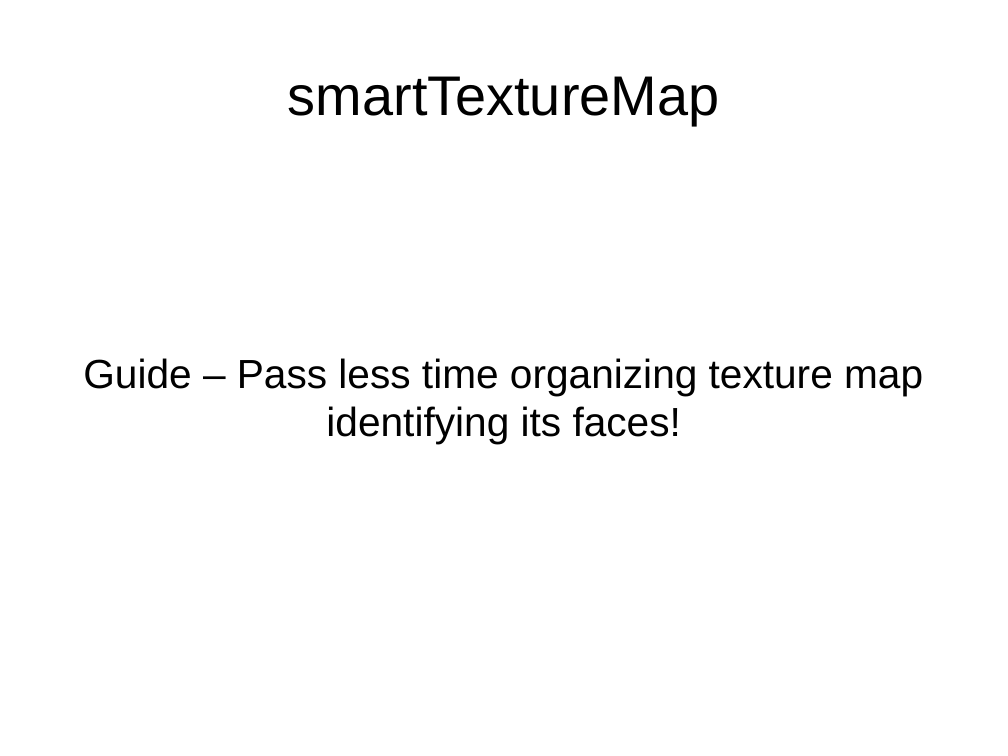
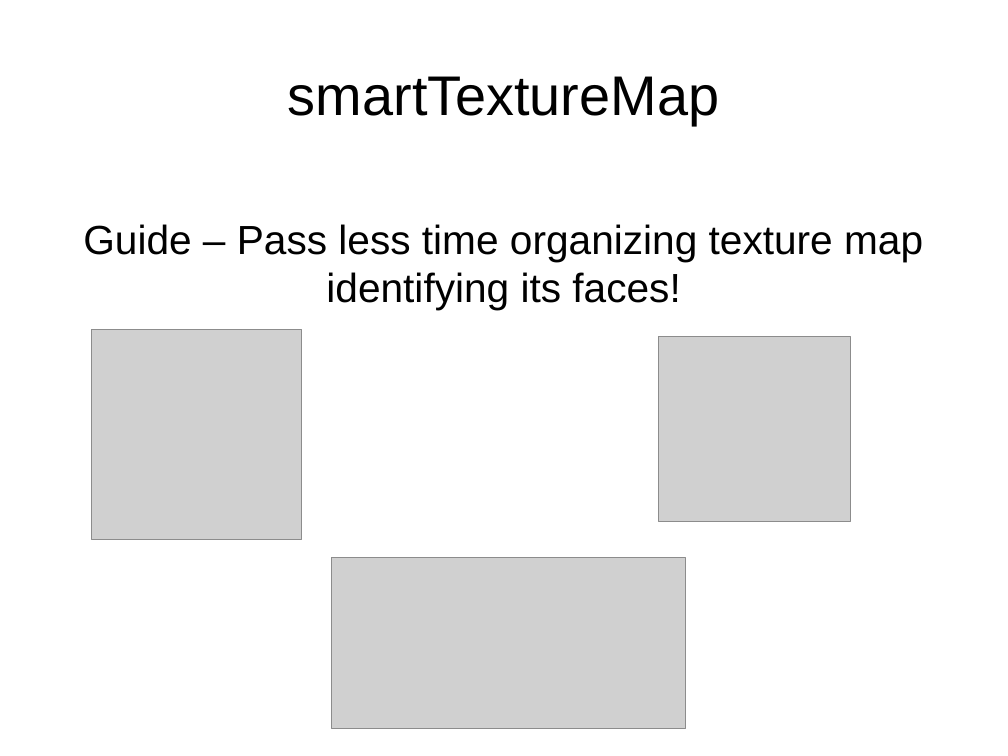
Before and after one commit to MGODOY-BR/smartTextureMap, a slide deck: slide 1 of [promo]/HowTo.pptx. Drawn at 1008x756 pixels with LibreOffice and Linux fonts; fonts in the diff are those of the drawing; grey boxes stand for pictures. Boxes give left, top, right and bottom in pixels: in the first picture for what was removed or moved away, otherwise in the second. Text is boxed around its words. In the diff, an @@ line names an element or a change of style, - is before the commit and + after.

```diff
--- a/[promo]/HowTo.pptx
+++ b/[promo]/HowTo.pptx
@@ text "Guide – Pass less time ...": place and size @@
-text "Guide – Pass less time ..." at bbox=[83, 358, 923, 444]
+text "Guide – Pass less time ..." at bbox=[83, 224, 923, 310]
@@ picture added at bbox=[91, 329, 302, 540] @@
@@ picture added at bbox=[659, 337, 851, 521] @@
@@ picture added at bbox=[332, 558, 686, 729] @@
```
Also in this commit, not shown: 2 other slides changed, 42 other files.
